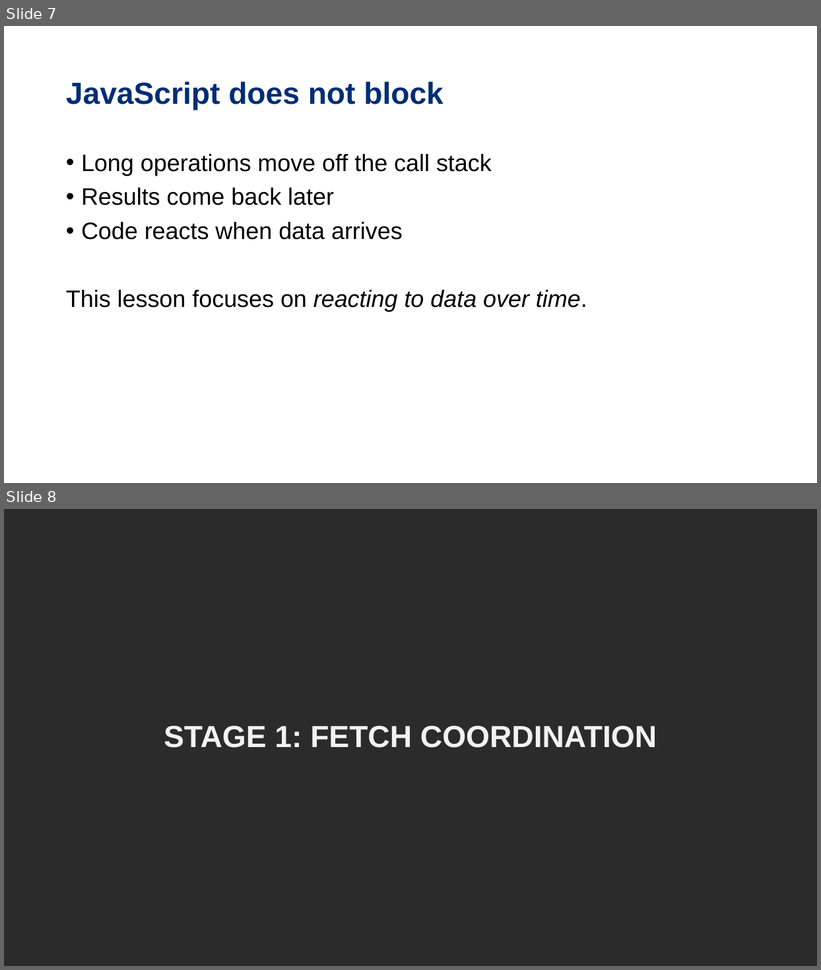
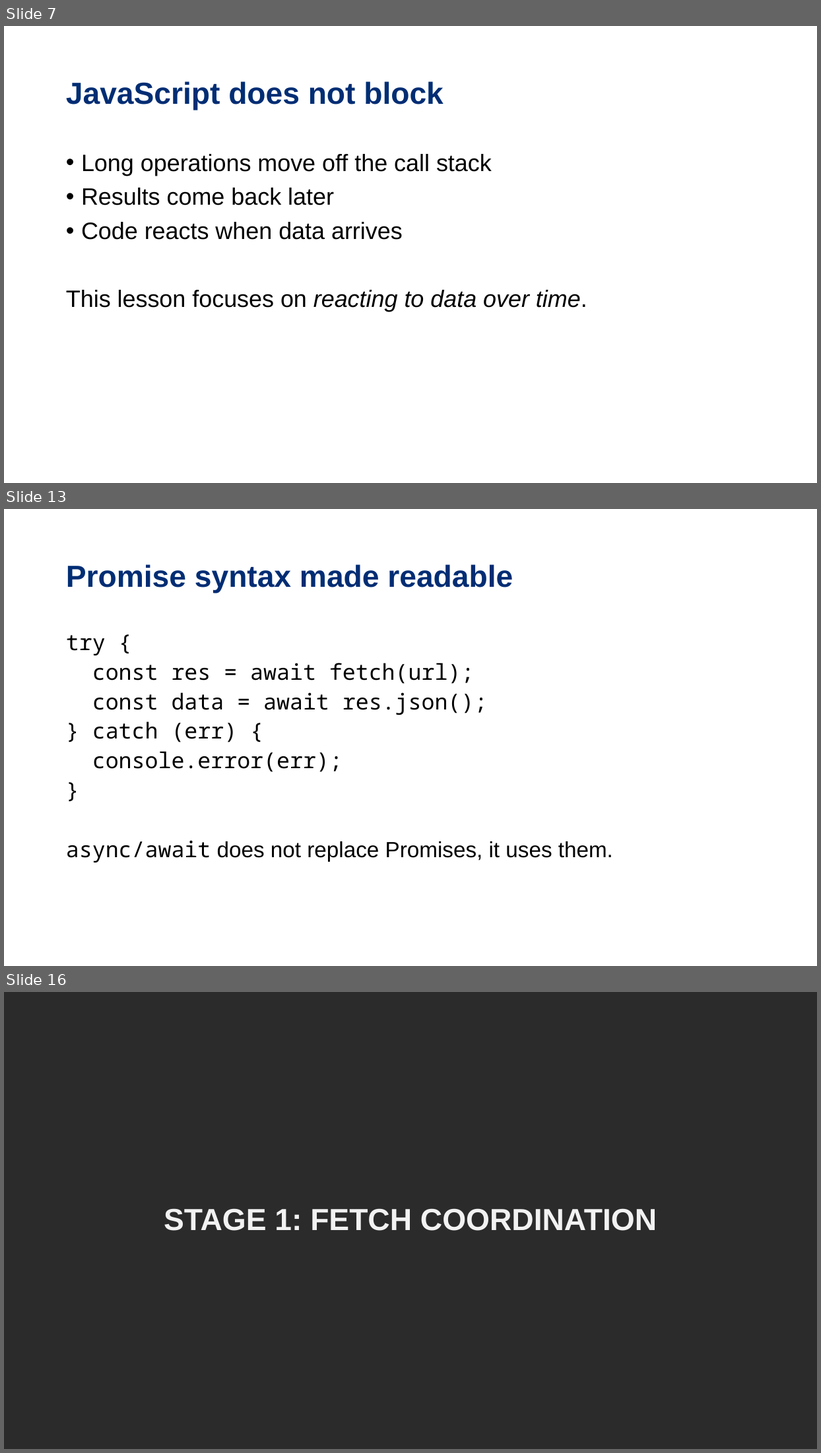
Before and after one commit to DG-InClass/SDEV-2150-A03-Jan-2026, a slide deck: sk/day-05/Day-05-Slide-Deck.pptx. Shown one above the other, each under a label of ours: slides 7 and 8 before the commit, slides 7, 13 and 16 after it; the slides between them are not shown. The pictures are 821x970 and 821x1453 pixels, drawn with LibreOffice and Linux fonts; fonts in the diff are those of the drawing; background and template pictures are left out; a plain dark background stands for a picture behind light text. Boxes give left, top, right and bottom in pixels: in the first picture for what was removed or moved away, otherwise in the second. Text is boxed around its words. In the diff, an @@ line names an element or a change of style, - is before the commit and + after.

```diff
--- a/sk/day-05/Day-05-Slide-Deck.pptx
+++ b/sk/day-05/Day-05-Slide-Deck.pptx
@@ slide 13 added at (4,509,817,966), background picture (left out) @@
@@ title added at (66,564,513,593), 36 pt, text #002D74, bold @@
+Promise syntax made readable
@@ text added at (66,635,613,863), 25.9 pt, text #000000 @@
+try {
+const res = await fetch(url);
+const data = await res.json();
+} catch (err) {
+console.error(err);
+}
+async/await does not replace Promises, it uses them.
@@ what was slide 8 is now slide 16 @@
```
Also in this commit, not shown: 1 slide changed, 8 other slides added, 1 slide removed, 1 other file.
